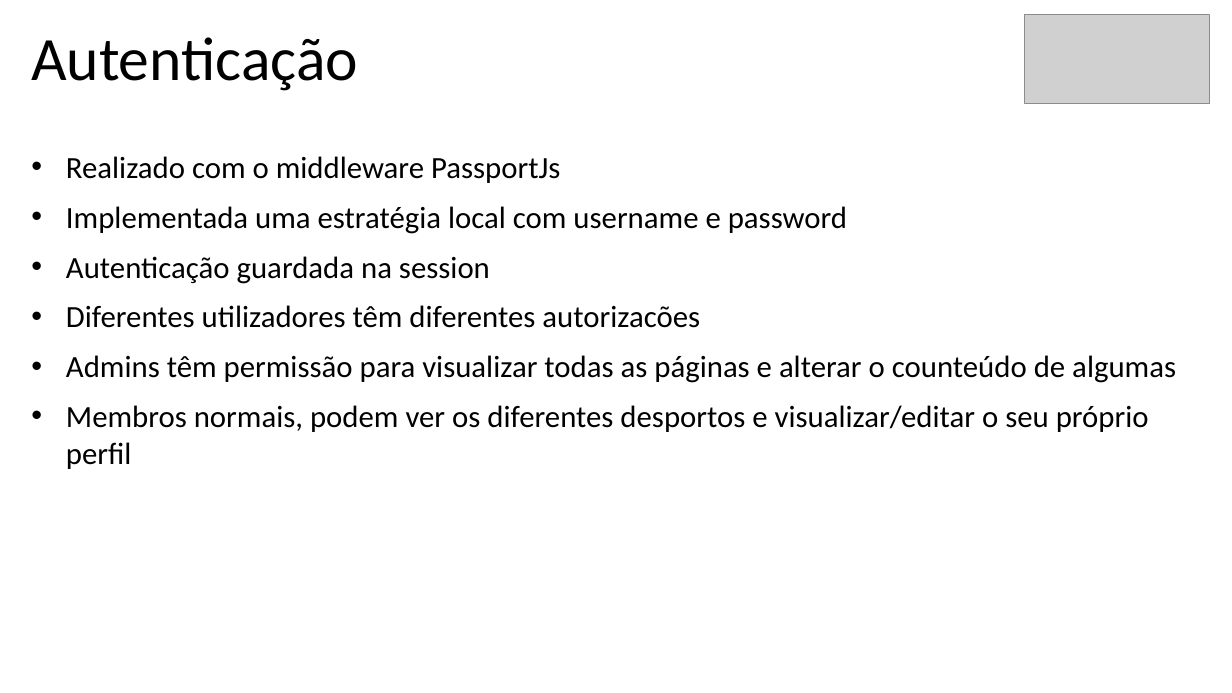
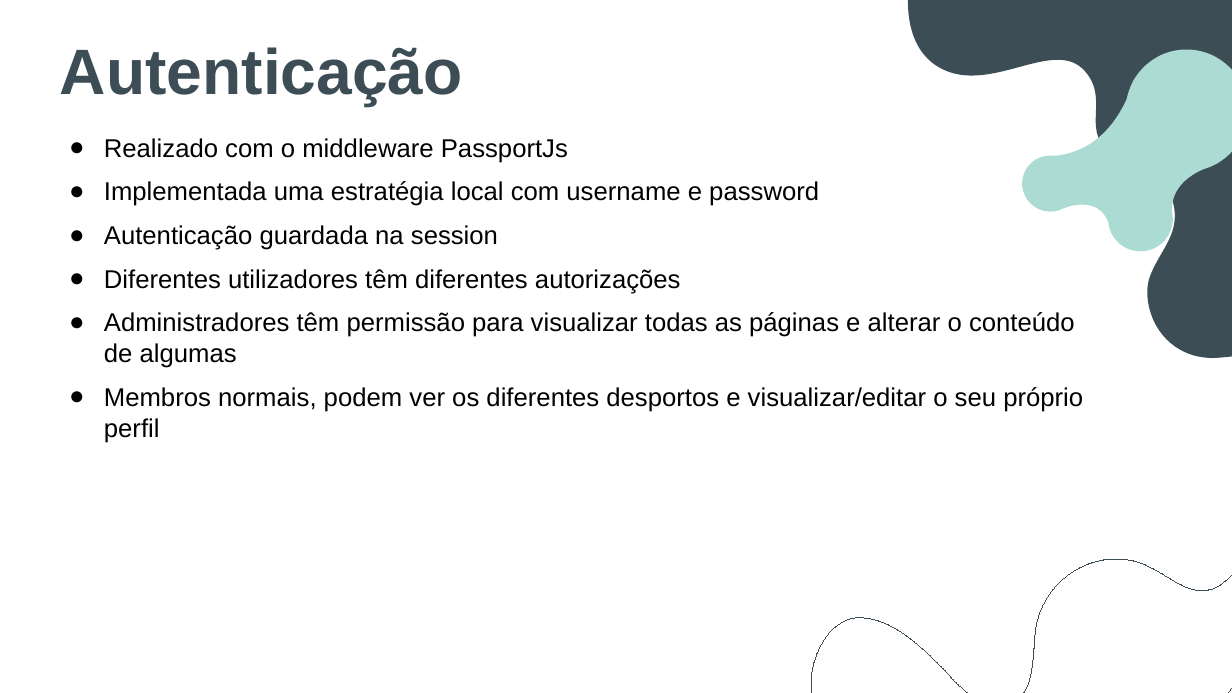
Before and after one commit to BernardoFMF/surf-management-app, a slide deck: slide 7 of docs/demonstracao-progresso.pptx. Drawn at 1232x693 pixels with LibreOffice and Linux fonts; fonts in the diff are those of the drawing; grey boxes stand for pictures. Boxes give left, top, right and bottom in pixels: in the first picture for what was removed or moved away, otherwise in the second. Text is boxed around its words. In the diff, an @@ line names an element or a change of style, - is before the commit and + after.

```diff
--- a/docs/demonstracao-progresso.pptx
+++ b/docs/demonstracao-progresso.pptx
@@ freeform shape added at [897,0,1232,358], fill #3D4D55 @@
@@ picture removed at [1025,15,1210,104] @@
@@ text "Autenticação": place and size @@
-text "Autenticação" at [31,37,358,91]
+text "Autenticação" at [60,47,463,106]
@@ text "Autenticação" at [60,47,463,106]: size 48 to 50 pt, font Calibri to Arial, text colour #000000 to #3D4D55, bold on; line spacing 1 to 0.9 @@
@@ freeform shape added at [1002,38,1232,270], fill #ACDBD3 @@
@@ subtitle "Realizado com o middleware PassportJs": place and size @@
-subtitle "Realizado com o middleware PassportJs" at [66,156,1176,469]
+subtitle "Realizado com o middleware PassportJs" at [104,138,1083,443]
@@ subtitle at [104,138,1083,443]: size 24 to 20 pt, font Calibri to Arial in "Realizado com o middleware PassportJs", "Implementada uma estratégia local com username e ...", "Autenticação guardada na session", "Membros normais, podem ver os diferentes desportos ..."; bullet • to ● @@
@@ subtitle at [104,269,1075,368]: text changed; size 24 to 20 pt; font Calibri to Arial @@
-• Diferentes utilizadores têm diferentes autorizacões
-• Admins têm permissão para visualizar todas as páginas e alterar o counteúdo de algumas
+● Diferentes utilizadores têm diferentes autorizações
+● Administradores têm permissão para visualizar todas as páginas e alterar o conteúdo de algumas
@@ freeform shape added at [788,366,1232,693], outline #3D4D55 0.75 pt @@
```
Also in this commit, not shown: 11 other slides changed.
